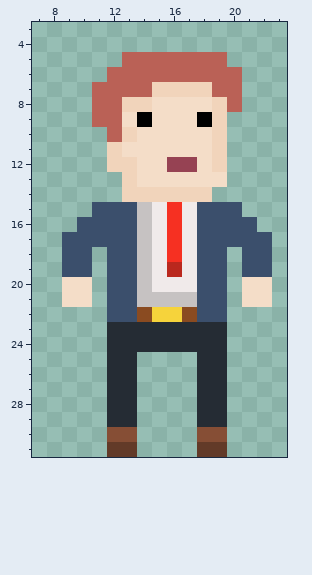
File history of a pixel-art sprite, Assets/Asset/MainChar.png. That is the earlier state.
The file is 128x128 pixels, drawn in blocks of 4x4; one block is one cell here. Shown: x 7..23, y 3..31.
The result:
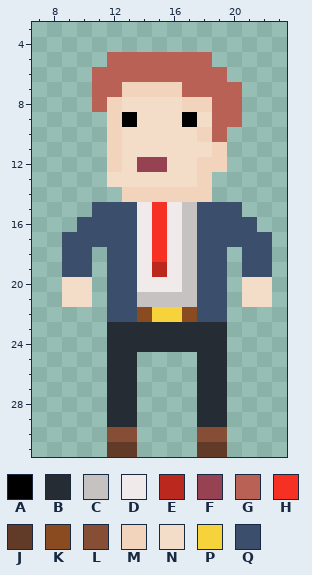
Palette (. is transparent): A #000000  B #252c34  C #c6c2c2  D #f0eaea  E #ba281e  F #964253  G #ba6156  H #f63022  J #623a28  K #8a4b21  L #864e35  M #f1d4bb  N #f4ddc8  P #f6d33b  Q #3b4f6c
Edits made:
Colour N becomes colour A in row 9 at x 13 and 17.
Colour D becomes colour C in rows 15 to 20 at x 17.
Colour C becomes colour D in rows 15 to 20 at x 14.
Colour E becomes colour D in row 19 at x 16.
Colour H becomes colour D in rows 15 to 18 at x 16.
Colour D becomes colour E in row 19 at x 15.
Colour N becomes colour F in row 12 at x 14 to 15.
The author put colour G in row 5 at x 12; in row 6 at x 11; in row 9 at x 20.
Colour M becomes colour G in row 7 at x 17 to 18; in rows 8 to 10 at x 19.
Colour D becomes colour H in rows 15 to 18 at x 15.
Colour G becomes colour M in row 7 at x 13 to 14; in rows 8 to 10 at x 12.
Colour N becomes colour M in row 8 at x 17 to 18; in row 10 at x 18; in rows 12 to 13 at x 18.
The author put colour N in row 13 at x 12.
Colour A becomes colour N in row 9 at x 14 and 18.
Colour F becomes colour N in row 12 at x 16 to 17.
Colour M becomes colour N in row 8 at x 13 to 14; in row 10 at x 13; in rows 12 to 13 at x 13.
Colour G is gone in row 5 at x 19; in row 6 at x 20; in row 9 at x 11.
Colour N is gone in row 13 at x 19.
Pixel boxes of the changes (left, top, right, bottom) in both pictures:
changed: (92, 52, 242, 292)
